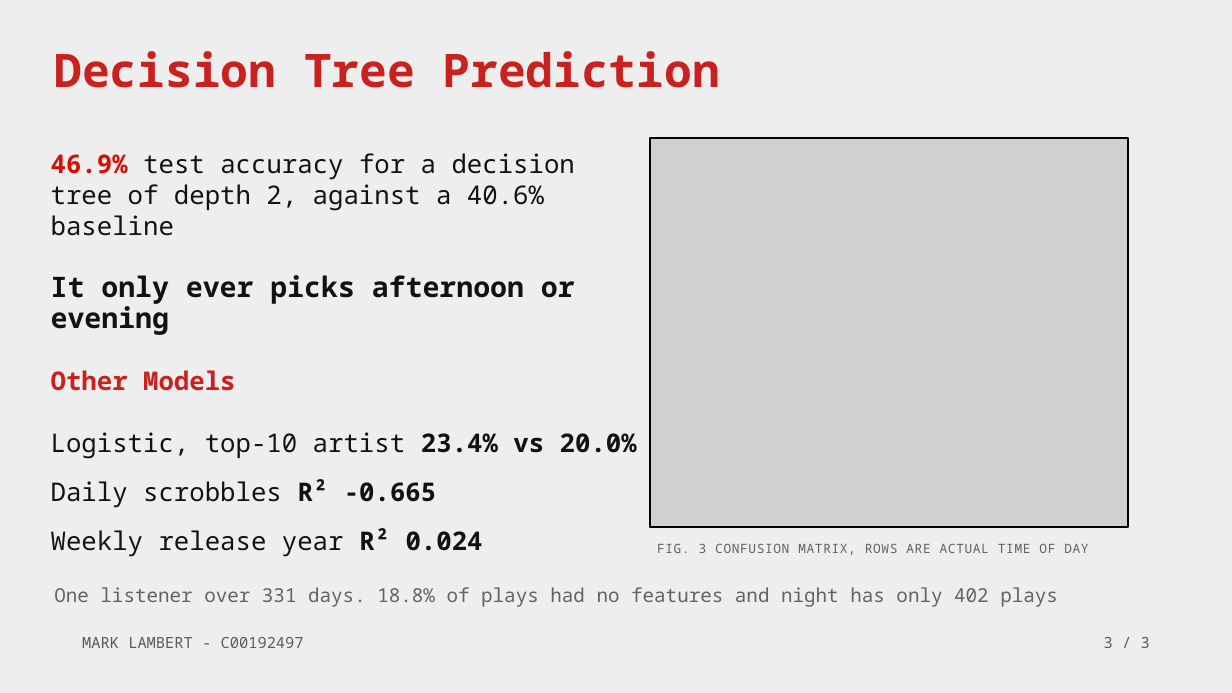
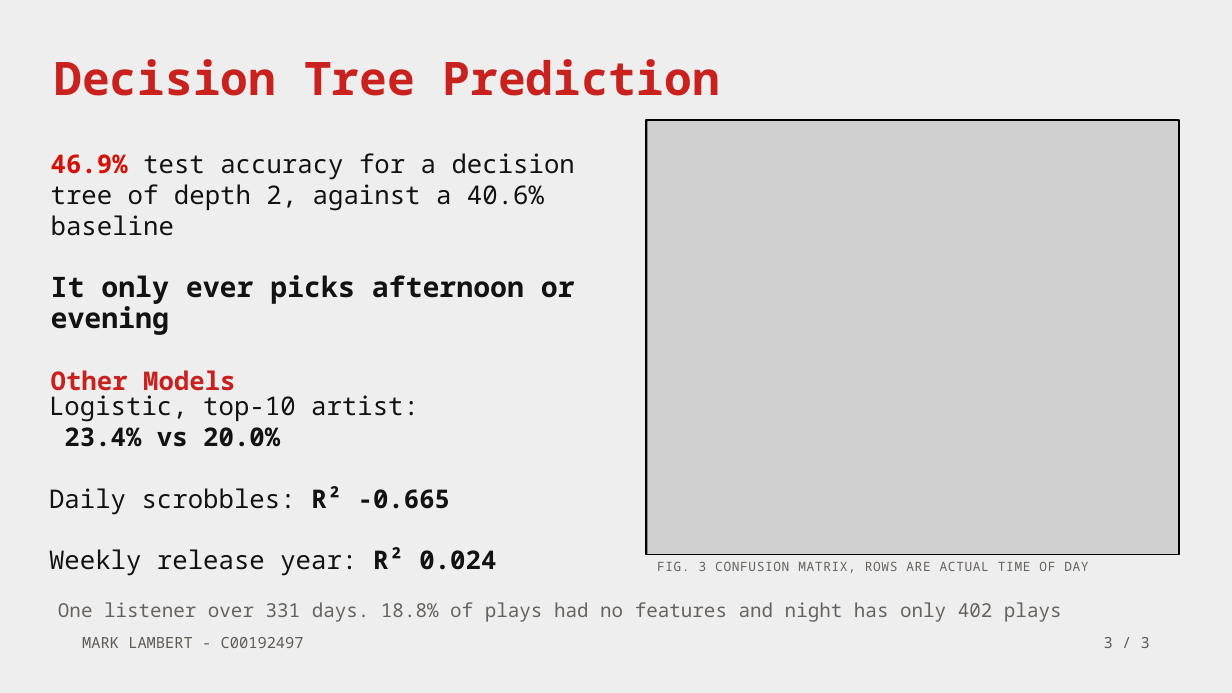
Before and after one commit to lambert-27/lastfm-datasci-portfolio, a slide deck: slide 3 of documentation/lastfm_portfolio_presentation.odp. Drawn at 1232x693 pixels with LibreOffice and Linux fonts; fonts in the diff are those of the drawing; grey boxes stand for pictures. Boxes give left, top, right and bottom in pixels: in the first picture for what was removed or moved away, otherwise in the second. Text is boxed around its words. In the diff, an @@ line names an element or a change of style, - is before the commit and + after.

```diff
--- a/documentation/lastfm_portfolio_presentation.odp
+++ b/documentation/lastfm_portfolio_presentation.odp
@@ text "Decision Tree Prediction": place and size @@
-text "Decision Tree Prediction" at (55, 51, 720, 88)
+text "Decision Tree Prediction" at (55, 59, 720, 96)
@@ rectangle: place and size @@
-rectangle at (650, 138, 1128, 527)
+rectangle at (646, 120, 1178, 555)
@@ picture: place and size @@
-picture at (650, 138, 1128, 527)
+picture at (648, 120, 1179, 555)
@@ text added at (49, 395, 496, 576), 20 pt, text #121212 @@
+Logistic, top-10 artist:
+23.4% vs 20.0%
+Daily scrobbles: R² -0.665
+Weekly release year: R² 0.024
@@ text at (51, 432, 637, 557): paragraphs removed @@
-Logistic, top-10 artist 23.4% vs 20.0%
-Daily scrobbles R² -0.665
-Weekly release year R² 0.024
@@ text "FIG. 3 CONFUSION MATRIX, ROWS ...": place and size @@
-text "FIG. 3 CONFUSION MATRIX, ROWS ..." at (657, 543, 1088, 555)
+text "FIG. 3 CONFUSION MATRIX, ROWS ..." at (657, 561, 1088, 573)
@@ text "One listener over 331 days. ...": place and size @@
-text "One listener over 331 days. ..." at (54, 587, 1058, 607)
+text "One listener over 331 days. ..." at (58, 602, 1062, 622)
```
Also in this commit, not shown: 2 other slides changed, 2 other files.
